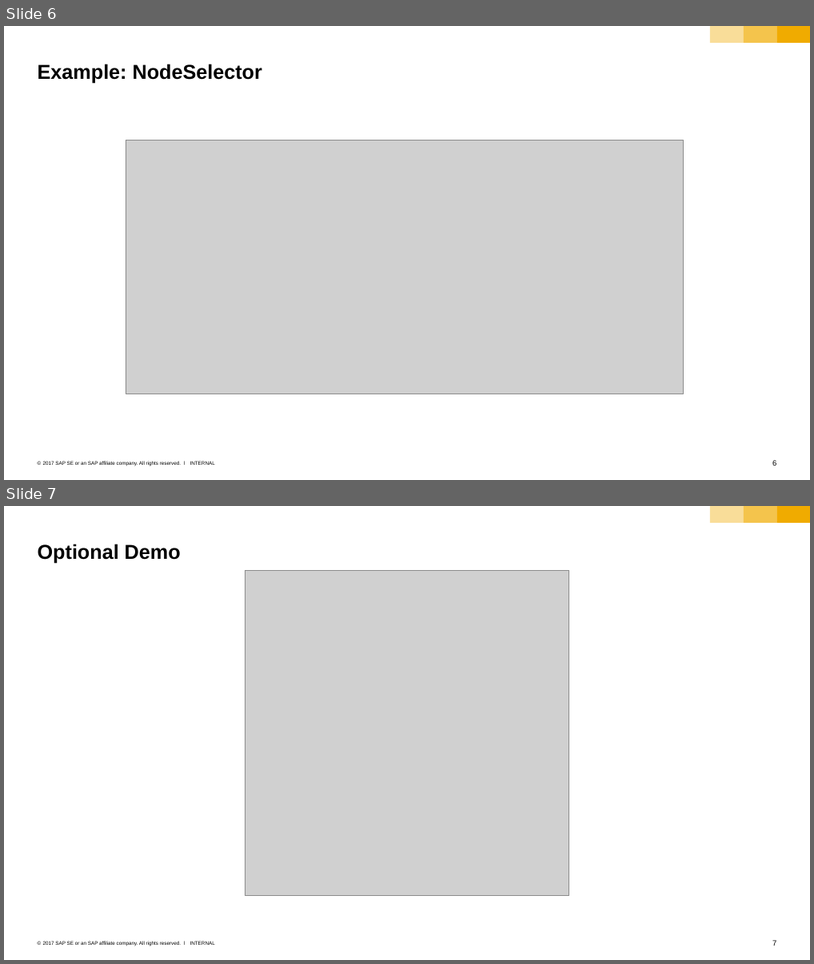
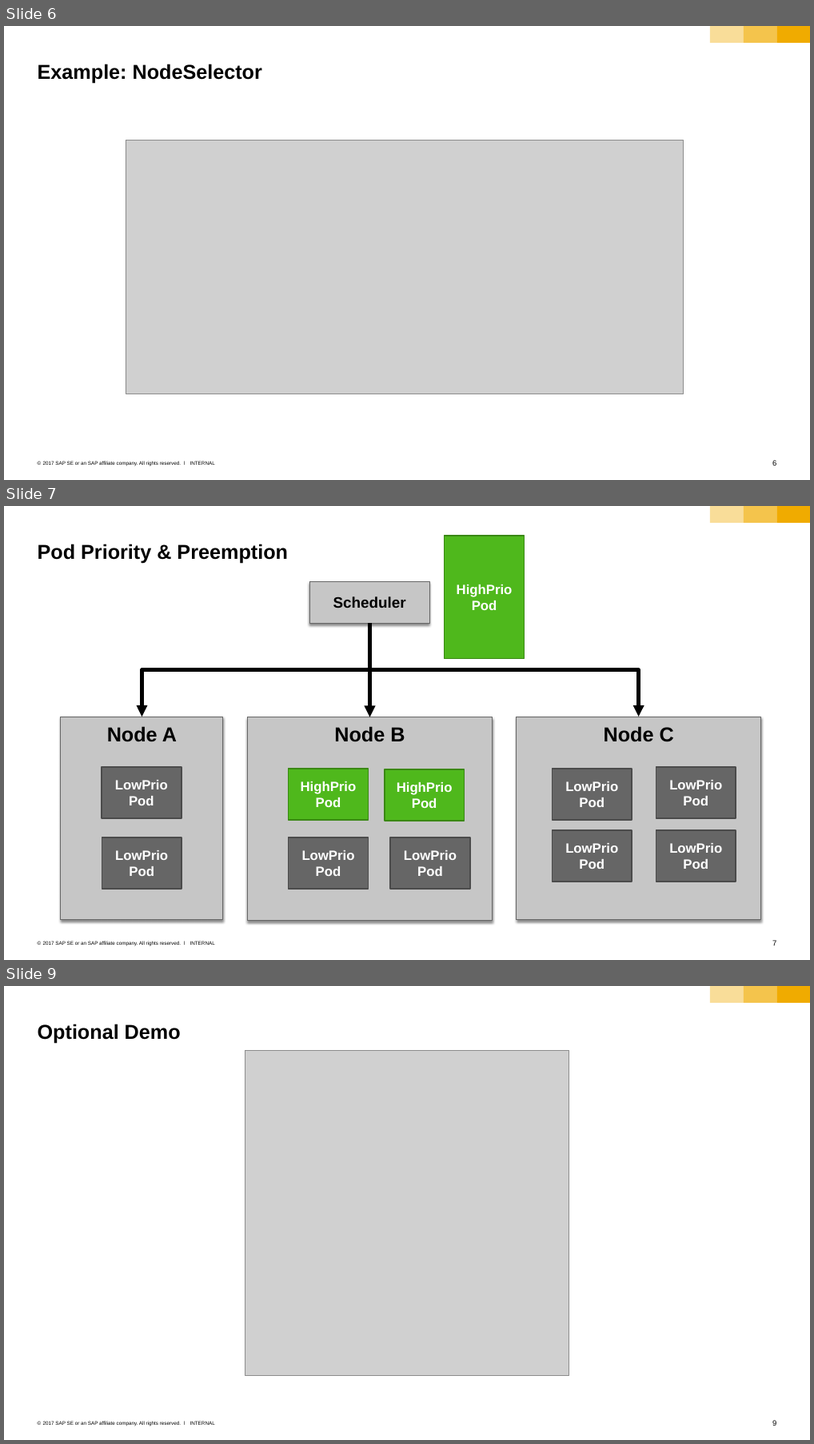
Before and after one commit to cuijiyao01/docker-k8s-training, a slide deck: kubernetes/11_3_morePods_Sheduling_and_Gardener.pptx. Shown one above the other, each under a label of ours: slides 6 and 7 before the commit, slides 6, 7 and 9 after it; the slides between them are not shown. The pictures are 814x964 and 814x1444 pixels, drawn with LibreOffice and Linux fonts; fonts in the diff are those of the drawing; grey boxes stand for pictures. Boxes give left, top, right and bottom in pixels: in the first picture for what was removed or moved away, otherwise in the second. Text is boxed around its words. In the diff, an @@ line names an element or a change of style, - is before the commit and + after.

Commit message:
fix #238 introduce prio classes

```diff
--- a/kubernetes/11_3_morePods_Sheduling_and_Gardener.pptx
+++ b/kubernetes/11_3_morePods_Sheduling_and_Gardener.pptx
@@ slide 7 added at box(4, 506, 810, 960), background #FFFFFF; not listed: 6 template elements that a slide beside it also shows @@
@@ title added at box(38, 544, 288, 564), 24 pt, text #000000, bold @@
+Pod Priority & Preemption
@@ rectangle added at box(445, 536, 525, 658), fill #4FB81C, outline #3A8815 1.5 pt, 16 pt, text #FFFFFF, bold @@
+HighPrio Pod
@@ rectangle added at box(310, 581, 430, 624), fill #C6C6C6, outline #666666 0.79 pt, 18 pt, text #000000, bold @@
+Scheduler
@@ elbow arrow added from (370, 624) to (142, 716), #000000 4.5 pt @@
@@ elbow arrow added from (370, 624) to (370, 717), #000000 4.5 pt @@
@@ elbow arrow added from (370, 624) to (638, 716), #000000 4.5 pt @@
@@ rectangle added at box(61, 716, 223, 920), fill #C6C6C6, outline #666666 0.79 pt, 24 pt, text #000000, bold @@
+Node A
@@ rectangle added at box(248, 717, 493, 920), fill #C6C6C6, outline #666666 0.79 pt, 24 pt, text #000000, bold @@
+Node B
@@ rectangle added at box(517, 716, 762, 920), fill #C6C6C6, outline #666666 0.79 pt, 24 pt, text #000000, bold @@
+Node C
@@ rectangle added at box(102, 767, 181, 818), fill #666666, outline #4B4B4B 1.5 pt, 16 pt, text #FFFFFF, bold @@
+LowPrio Pod
@@ rectangle added at box(288, 768, 368, 820), fill #4FB81C, outline #3A8815 1.5 pt, 16 pt, text #FFFFFF, bold @@
+HighPrio Pod
@@ rectangle added at box(384, 769, 464, 820), fill #4FB81C, outline #3A8815 1.5 pt, 16 pt, text #FFFFFF, bold @@
+HighPrio Pod
@@ rectangle added at box(552, 768, 632, 820), fill #666666, outline #4B4B4B 1.5 pt, 16 pt, text #FFFFFF, bold @@
+LowPrio Pod
@@ rectangle added at box(656, 767, 736, 818), fill #666666, outline #4B4B4B 1.5 pt, 16 pt, text #FFFFFF, bold @@
+LowPrio Pod
@@ rectangle added at box(102, 836, 182, 888), fill #666666, outline #4B4B4B 1.5 pt, 16 pt, text #FFFFFF, bold @@
+LowPrio Pod
@@ rectangle added at box(288, 836, 368, 888), fill #666666, outline #4B4B4B 1.5 pt, 16 pt, text #FFFFFF, bold @@
+LowPrio Pod
@@ rectangle added at box(390, 836, 470, 888), fill #666666, outline #4B4B4B 1.5 pt, 16 pt, text #FFFFFF, bold @@
+LowPrio Pod
@@ rectangle added at box(552, 829, 632, 880), fill #666666, outline #4B4B4B 1.5 pt, 16 pt, text #FFFFFF, bold @@
+LowPrio Pod
@@ rectangle added at box(656, 830, 736, 881), fill #666666, outline #4B4B4B 1.5 pt, 16 pt, text #FFFFFF, bold @@
+LowPrio Pod
@@ what was slide 7 is now slide 9 @@
@@ page number at box(773, 1420, 777, 1425): text changed @@
-7
+9
```
Also in this commit, not shown: 1 other slide added.
